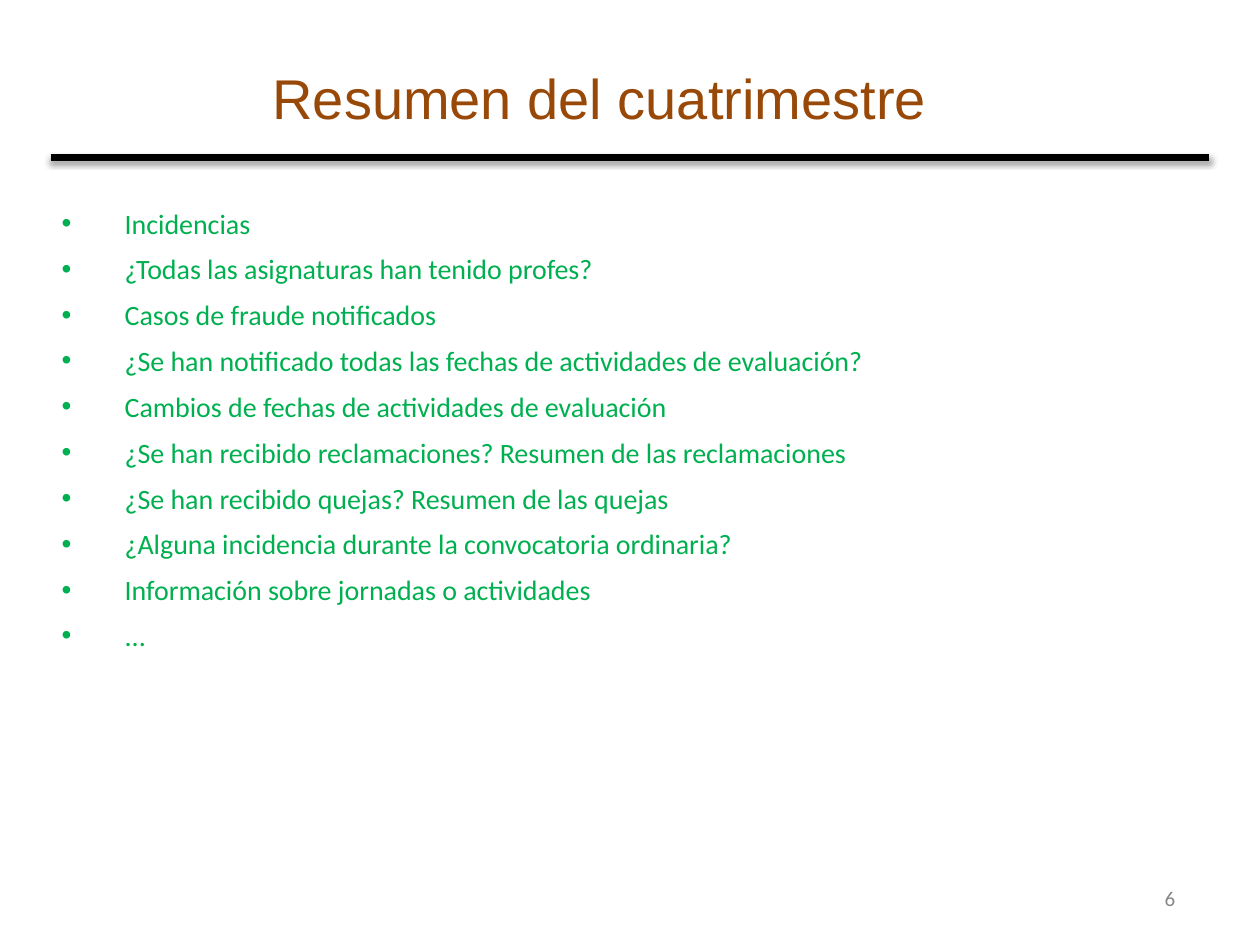
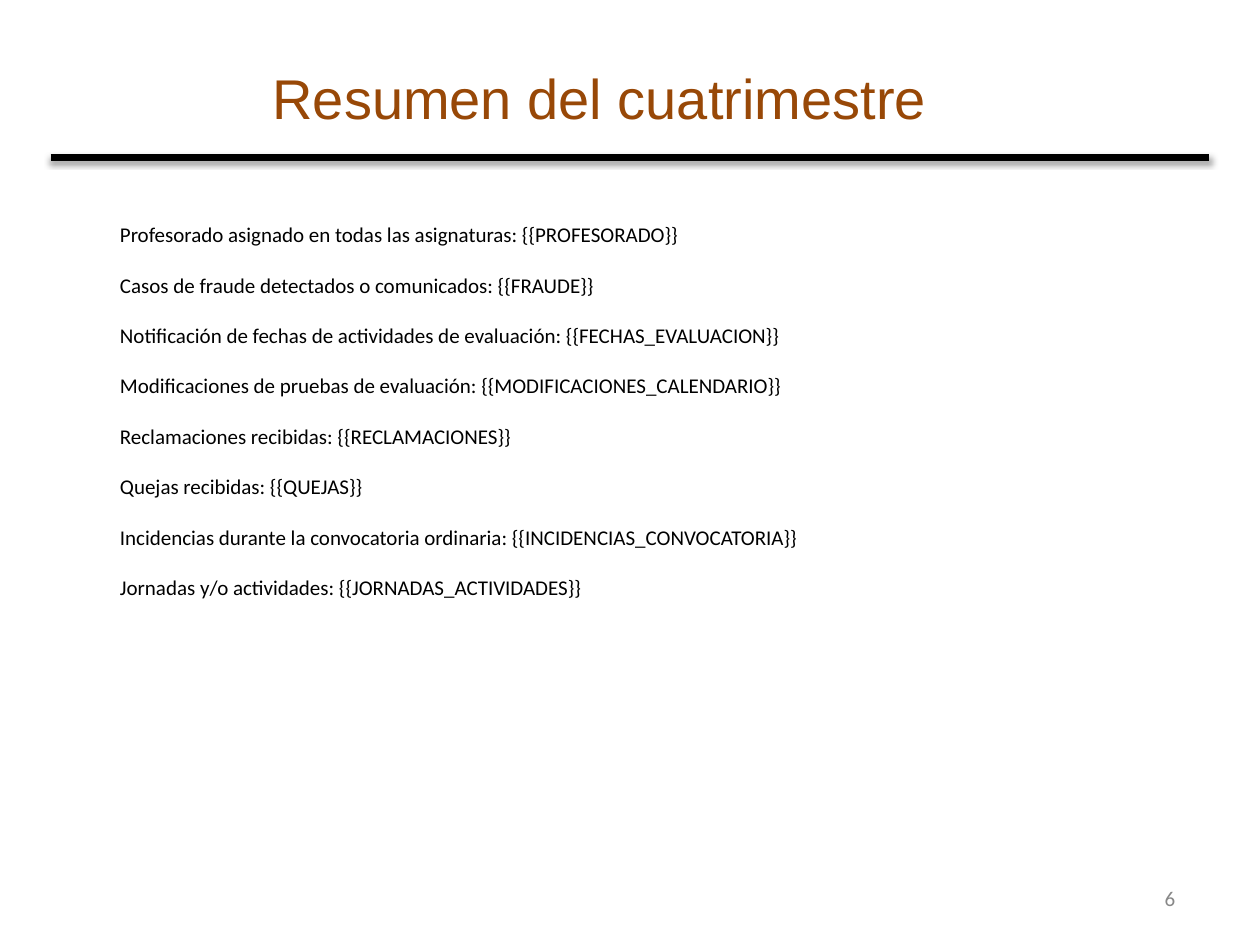
Before and after one commit to rollervan/partes, a slide deck: slide 6 of assets/Plantilla_ReunionesCoordinacionFinCuatrimestre.pptx. Drawn at 1260x945 pixels with LibreOffice and Linux fonts; fonts in the diff are those of the drawing; background and template pictures are left out. Boxes give left, top, right and bottom in pixels: in the first picture for what was removed or moved away, otherwise in the second. Text is boxed around its words. In the diff, an @@ line names an element or a change of style, - is before the commit and + after.

```diff
--- a/assets/Plantilla_ReunionesCoordinacionFinCuatrimestre.pptx
+++ b/assets/Plantilla_ReunionesCoordinacionFinCuatrimestre.pptx
@@ text added at (120,227,797,599), 12 pt, text #000000 @@
+Profesorado asignado en todas las asignaturas: {{PROFESORADO}}
+Casos de fraude detectados o comunicados: {{FRAUDE}}
+Notificación de fechas de actividades de evaluación: {{FECHAS_EVALUACION}}
+Modificaciones de pruebas de evaluación: {{MODIFICACIONES_CALENDARIO}}
+Reclamaciones recibidas: {{RECLAMACIONES}}
+Quejas recibidas: {{QUEJAS}}
+Incidencias durante la convocatoria ordinaria: {{INCIDENCIAS_CONVOCATORIA}}
+Jornadas y/o actividades: {{JORNADAS_ACTIVIDADES}}
@@ text removed at (125,214,862,605) @@
-• Incidencias
-• ¿Todas las asignaturas han tenido profes?
-• Casos de fraude notificados
-• ¿Se han notificado todas las fechas de actividades de evaluación?
-• Cambios de fechas de actividades de evaluación
-• ¿Se han recibido reclamaciones? Resumen de las reclamaciones
-• ¿Se han recibido quejas? Resumen de las quejas
-• ¿Alguna incidencia durante la convocatoria ordinaria?
-• Información sobre jornadas o actividades
-• ...
```
Also in this commit, not shown: 4 other slides changed.
